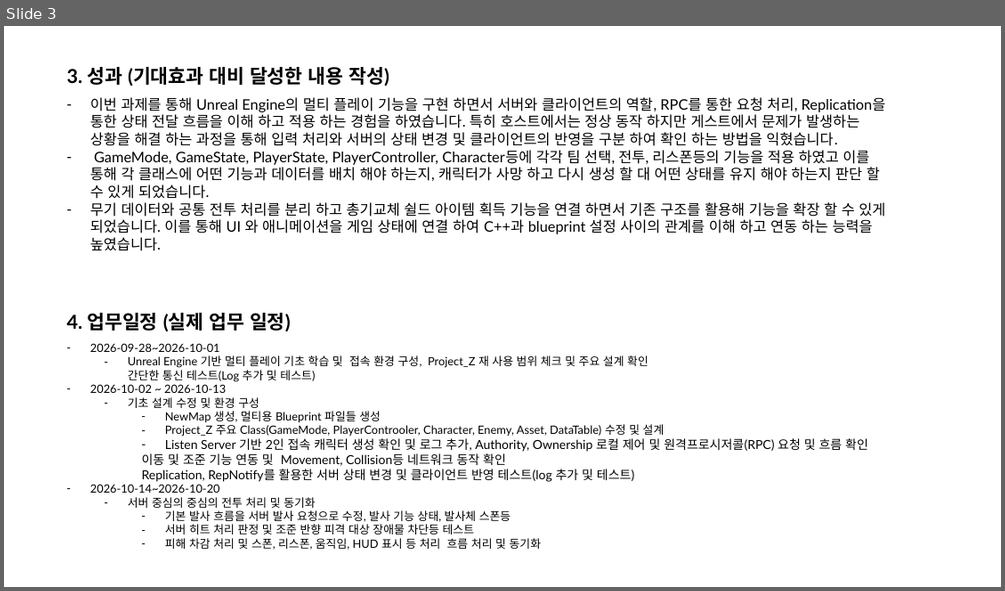
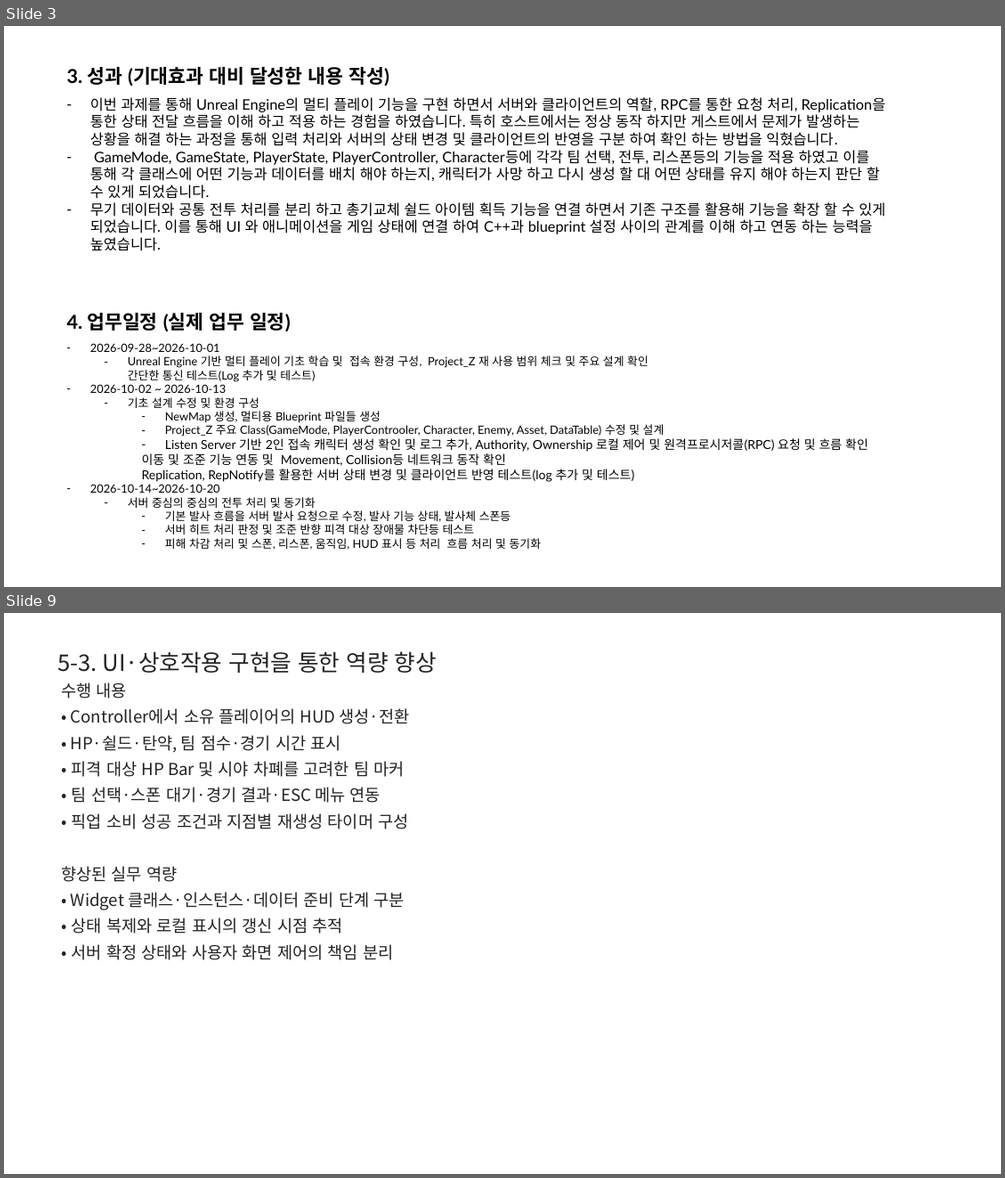
Before and after one commit to BenT8501/Auto_Stock_Trading, a slide deck: Project_Z/docs/박종호B_직무과제_완료보고서.pptx. Shown one above the other, each under a label of ours: slide 3 before the commit, slides 3 and 9 after it; the slides between them are not shown. The pictures are 1005x591 and 1005x1178 pixels, drawn with LibreOffice and Linux fonts; fonts in the diff are those of the drawing. Boxes give left, top, right and bottom in pixels: in the first picture for what was removed or moved away, otherwise in the second. Text is boxed around its words. In the diff, an @@ line names an element or a change of style, - is before the commit and + after.

```diff
--- a/Project_Z/docs/박종호B_직무과제_완료보고서.pptx
+++ b/Project_Z/docs/박종호B_직무과제_완료보고서.pptx
@@ slide 9 added at [4, 613, 1001, 1174], background #FFFFFF @@
@@ text added at [57, 651, 437, 673], 22 pt, text #232323 @@
+5-3. UI·상호작용 구현을 통한 역량 향상
@@ text added at [61, 682, 409, 960], 16 pt, text #232323 @@
+수행 내용
+• Controller에서 소유 플레이어의 HUD 생성·전환
+• HP·쉴드·탄약, 팀 점수·경기 시간 표시
+• 피격 대상 HP Bar 및 시야 차폐를 고려한 팀 마커
+• 팀 선택·스폰 대기·경기 결과·ESC 메뉴 연동
+• 픽업 소비 성공 조건과 지점별 재생성 타이머 구성
+향상된 실무 역량
+• Widget 클래스·인스턴스·데이터 준비 단계 구분
+• 상태 복제와 로컬 표시의 갱신 시점 추적
+• 서버 확정 상태와 사용자 화면 제어의 책임 분리
```
Also in this commit, not shown: 1 slide changed, 8 other slides added.
